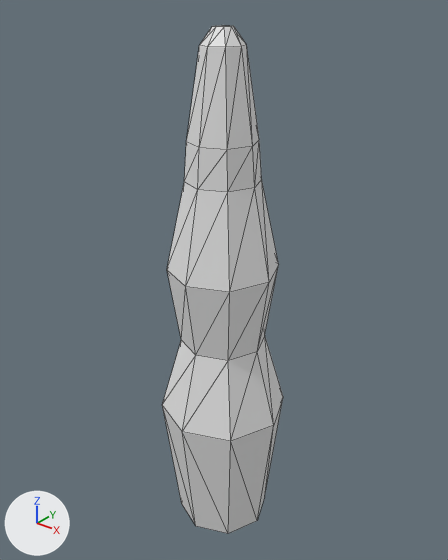
The glTF model assets/models/world_frozen/cave/stalagmite_a.glb, before and after one commit.
Rendered twice from a camera (50 mm lens) standing at (4.75, -5.92, 7.68) and looking at (-0.09, 0.13, 3.93). Lighting does not change. The marker at lower left points along +X, +Y and +Z. Mesh edges are drawn as thin lines. Vertices at the same position are counted once.

Before the edit, the objects in view are built like this:
```python
me_stalagmite_1 = bpy.data.meshes.new('Stalagmite_1')
me_stalagmite_1.from_pydata(...)  # 65 vertices, 120 faces; spans x -0.91..0.91, y -0.91..0.91, z 0.0..7.2
me_stalagmite_1.materials.append(mat_cave)  # white #e7e7e7
ob_stalagmite_1_col = bpy.data.objects.new('Stalagmite_1-col', me_stalagmite_1)
ob_stalagmite_1_col.location = (0.0, 0.0, 0.0)
```
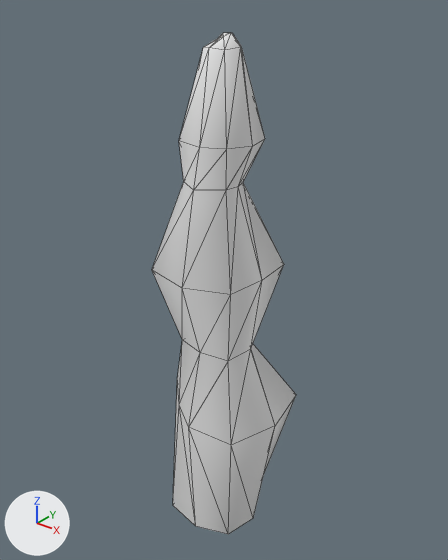
Changed parts and their boxes (x1, y1, x2, y2) in the pictures (448 x 560 px; the box of a moved part takes in the faces that stretch with it):
'Stalagmite_1-col', reshaped (19% wider)
    before: (162, 25, 283, 533)
    after: (152, 33, 296, 534)
part 1 of me_stalagmite_1, moved or reshaped
    before: (162, 25, 283, 533)
    after: (152, 33, 296, 534)

Patch to the scene script:
```diff
--- a/assets/models/world_frozen/cave/stalagmite_a.glb.py
+++ b/assets/models/world_frozen/cave/stalagmite_a.glb.py
@@ me_stalagmite_1 @@
 # used by ob_stalagmite_1_col; location = (0.0, 0.0, 0.0)
-me_stalagmite_1.from_pydata(...)  # 65 vertices, 120 faces; spans x -0.91..0.91, y -0.91..0.91, z 0.0..7.2
+me_stalagmite_1.from_pydata(...)  # 65 vertices, 120 faces; spans x -0.93..0.94, y -0.82..0.85, z -0.02..7.13
+# me_stalagmite_1 part 1: 61 of 65 vertices moved; they spanned x -0.91..0.91, y -0.91..0.91, z 0.0..7.2 and now span x -0.93..0.94, y -0.82..0.85, z -0.02..7.13; mean shift (-0.02, -0.01, -0.02); largest move (-0.65, 0.65, 2.0) -> (-0.85, 0.85, 2.02)
+# me_stalagmite_1 part 2: the surface is now shaded smooth
 me_stalagmite_1.materials.append(mat_cave)
```
